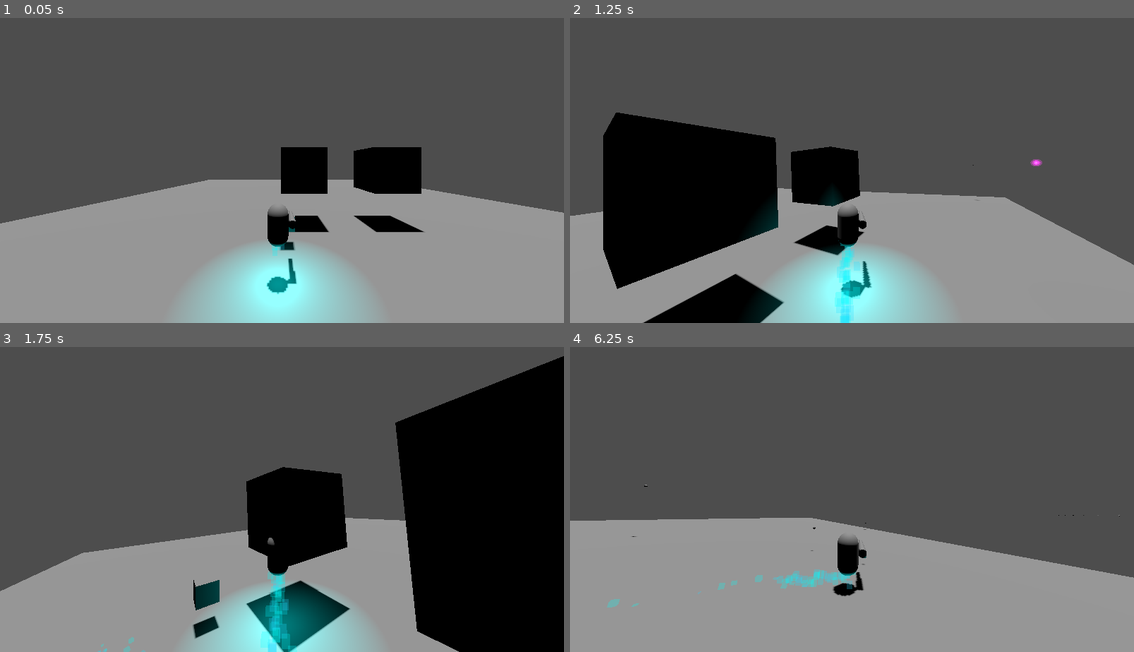
Above: before the commit, frames 1-4 (two rows, left to right).
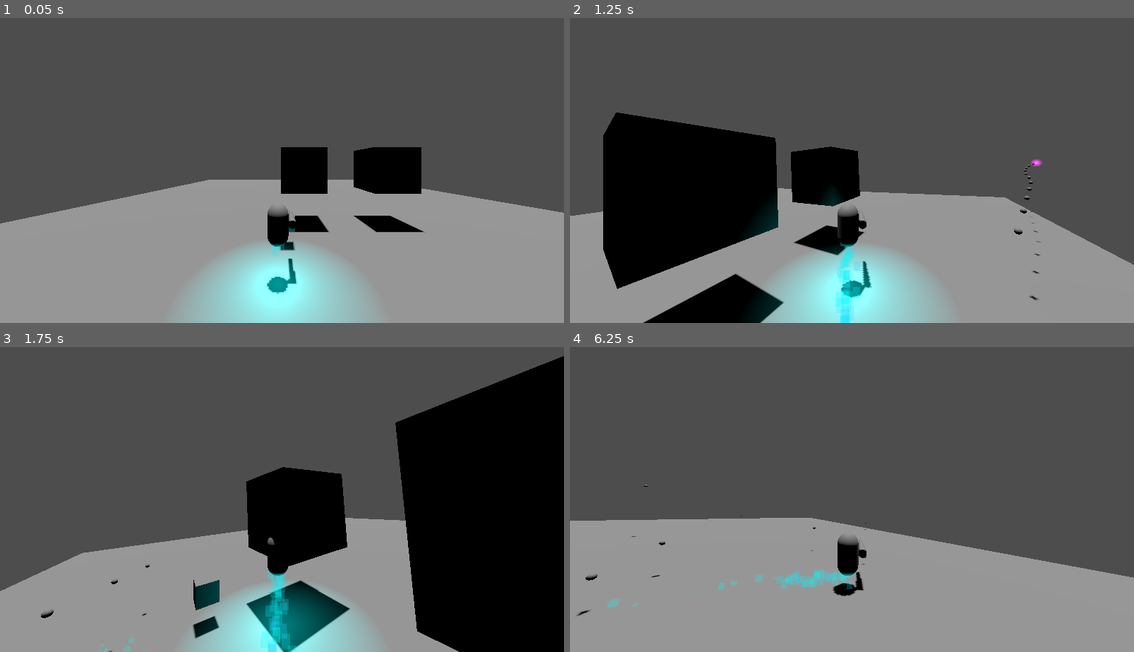
Above: after the commit, the same moments.

Repository: GameDevWeek-2023/ON_VeilBreak
Game: Godot game, scene res://Base.tscn
Two runs of this game, one before a commit and one after it. Both use one fixed random seed, a clock stepped at 60 frames per second and the inputs below.
Inputs (mouse positions are in pixels of both pictures, inside the frame that each line leads up to):
- Up to frame 1 (0.05 s): no input
- Up to frame 2 (1.25 s): move the mouse to (880, 164) at 0.52 s; press the mouse at (880, 164) at 0.53 s; hold W (move_forward) from 0.53 s (still down)
- Up to frame 3 (1.75 s): keep holding W (move_forward); move the mouse to (253, 493) at 1.27 s; release the mouse at (253, 493) at 1.28 s; click (253, 493) at 1.35 s
- Up to frame 4 (6.25 s): move the mouse to (863, 487) at 2.02 s; press the mouse at (863, 487) at 2.03 s; move the mouse to (846, 499) at 2.77 s; release the mouse at (846, 499) at 2.78 s; click (846, 499) at 2.85 s; move the mouse to (891, 496) at 3.52 s; press the mouse at (891, 496) at 3.53 s; move the mouse to (806, 490) at 4.27 s; release the mouse at (806, 490) at 4.28 s; click (806, 490) at 4.35 s; move the mouse to (857, 493) at 5.02 s; press the mouse at (857, 493) at 5.03 s; move the mouse to (829, 487) at 5.77 s; release W (move_forward) at 5.78 s; release the mouse at (829, 487) at 5.78 s; hold D (move_right) from 5.78 s (still down); click (829, 487) at 5.85 s

Frame 1 is identical in both runs. In frame 2, 0.1% of the frame differs, in the area x 71-84%, y 46-93%; in frame 3, less than 0.1%; in frame 4, less than 0.1%.

Commit message:
Magic turret shooting at player

Diff:
--- a/monster/magic_turret.gd
+++ b/monster/magic_turret.gd
@@ -2,6 +2,9 @@
 
 @export var team : Team.Enum = Team.Enum.NEUTRAL;
 
+@onready var player : Node3D = get_parent().get_node("Player");
+
 func _process(delta : float):
+	self.look_at(player.position);
 	self._do_shoot();
 	super._process(delta)
--- a/projectiles/magic_projectiles_1.tscn
+++ b/projectiles/magic_projectiles_1.tscn
@@ -3,4 +3,4 @@
 [ext_resource type="PackedScene" uid="uid://ca46gn7c2m51u" path="res://projectiles/projectile.tscn" id="1_ld5yn"]
 
 [node name="Projectile" instance=ExtResource("1_ld5yn")]
-speed = 100.0
+speed = 20.0
